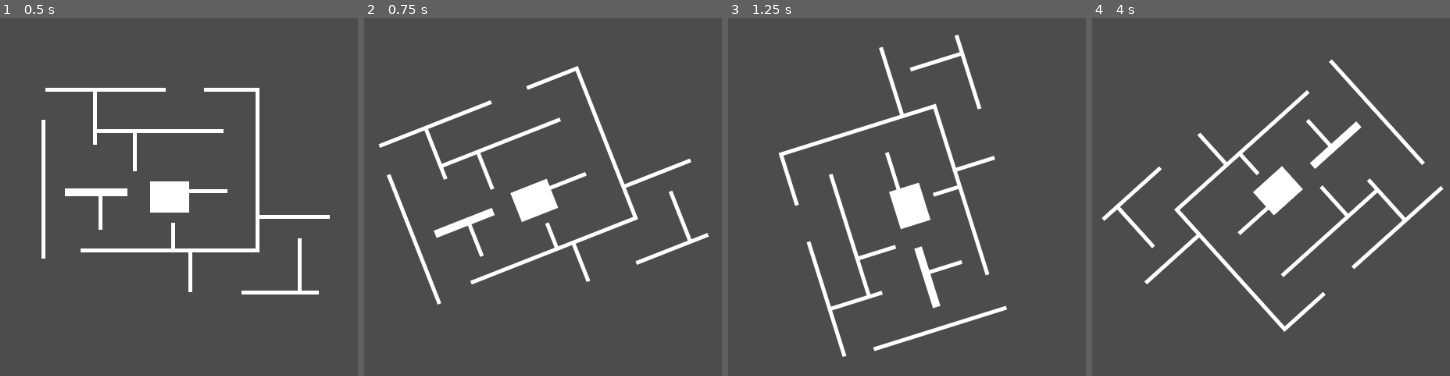
Above: before the commit, frames 1-4 (left to right).
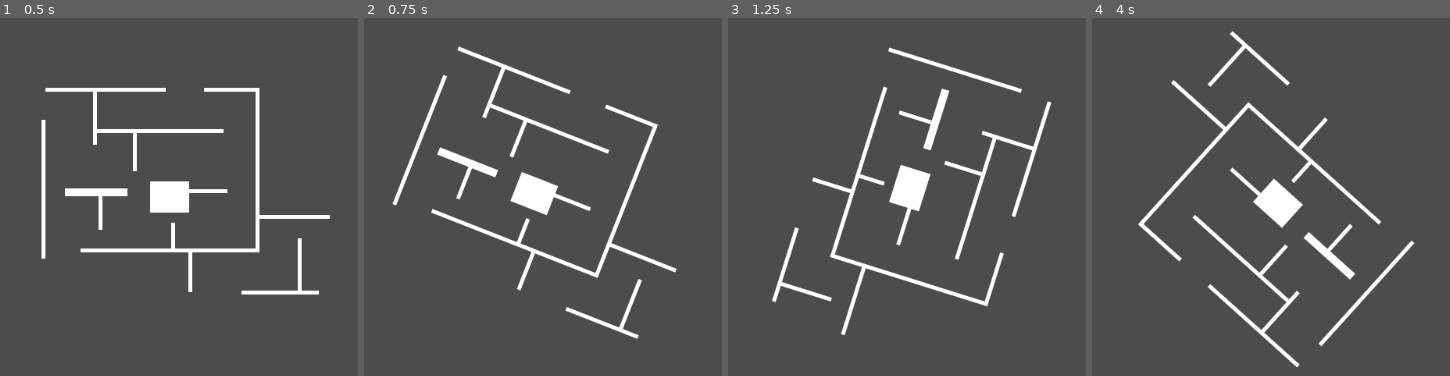
Above: after the commit, the same moments.

Repository: dante-ventura/scorespace-jam-game
Game: Godot game, scene res://GameScene.tscn
The game is run twice, just before and just after one commit, with the same random seed, the same clock (stepped at 60 frames per second) and the same inputs.
Inputs:
- Up to frame 1 (0.5 s): no input
- Up to frame 2 (0.75 s): tap Enter at 0.5 s; hold Right (gameplay_rotate_right) from 0.53 s (still down)
- Up to frame 3 (1.25 s): keep holding Right (gameplay_rotate_right)
- Up to frame 4 (4 s): release Right (gameplay_rotate_right) at 1.28 s; hold Left (gameplay_rotate_left) 1.28-2.03 s; hold Right (gameplay_rotate_right) 2.03-3.53 s; hold Left (gameplay_rotate_left) from 3.53 s (still down)

Frame 1 is identical in both runs. In frame 2, 9.7% of the frame differs, in the area x 3-97%, y 7-90%; in frame 3, 10%; in frame 4, 10%, in the area x 2-99%, y 3-98%.

Commit message:
home screen and fix rotate

Diff:
--- /dev/null
+++ b/HomeScreenScene.tscn
@@ -0,0 +1,5 @@
+[gd_scene format=2]
+
+[node name="HomeScreenScene" type="Node2D"]
+
+[node name="HomeScreen" type="Node2D" parent="."]
--- a/MazeBase.gd
+++ b/MazeBase.gd
@@ -13,9 +13,9 @@
 		!Input.is_action_pressed("gameplay_rotate_left")):
 		rotation_rad = move_toward(rotation_rad, 0, rotation_speed)
 
+	if Input.is_action_pressed("gameplay_rotate_left"):
+		rotation_rad = max(rotation_rad-rotation_speed, -max_rotation_speed)
 	if Input.is_action_pressed("gameplay_rotate_right"):
-		rotation_rad = max(rotation_rad-rotation_speed, -max_rotation_speed)
-	if Input.is_action_pressed("gameplay_rotate_left"):
 		rotation_rad = min(rotation_rad+rotation_speed, max_rotation_speed)
 
 func _physics_process(delta):
